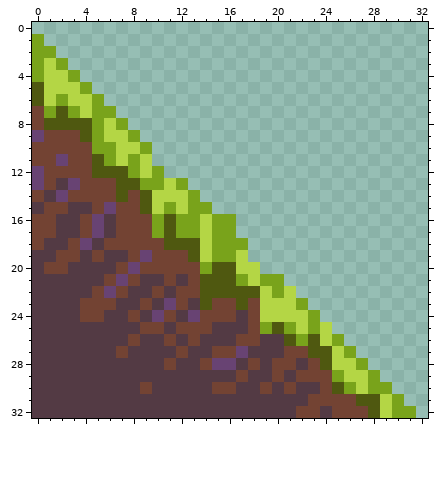
Two versions of one pixel-art sprite, packages/map_editor/assets/images/tilesets/evening/land__top_right_smooth.png. That is the earlier state.
The file is 33x33 pixels.
Now the later version:
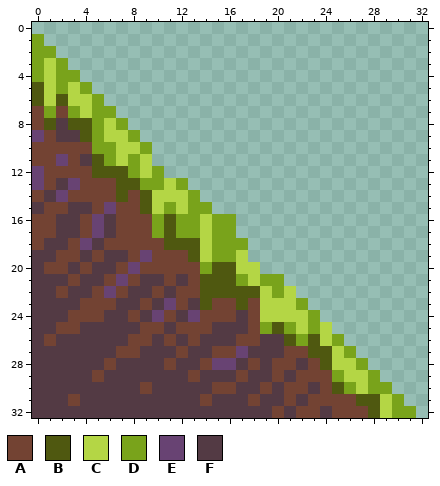
Palette (. is transparent): A #734333  B #4f5810  C #b4d645  D #79a31b  E #684373  F #533a44
Change:
The edit turns colour B into colour A in row 7 at x 2.
The edit turns colour F into colour A in row 20 at x 4; in row 21 at x 3; in row 22 at x 2; in row 24 at x 3; in row 25 at x 2 to 3; in row 26 at x 1 and 9.
The edit turns colour F into colour A in row 27 at x 8; in row 28 at x 6; in row 29 at x 5 and 13; in row 30 at x 22; in row 31 at x 3, 14, 18 and 21; in row 32 at x 20.
The edit turns colour D into colour B in row 6 at x 2.
The edit turns colour C into colour D in rows 4 to 5 at x 2.
The edit turns colour A into colour F in row 9 at x 2 to 3; in row 11 at x 4.
The edit turns colour B into colour F in row 8 at x 2.
Boxes around the changes in both pictures, in picture pixels (x1, y1, x2, y2):
changed: (56, 70, 92, 166)
changed: (44, 262, 212, 406)
changed: (248, 382, 308, 418)
